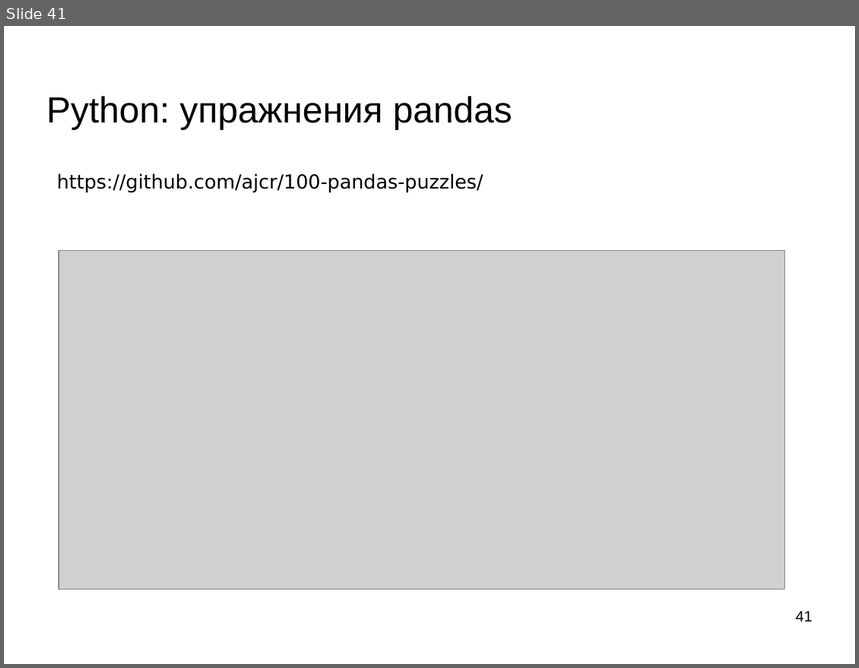
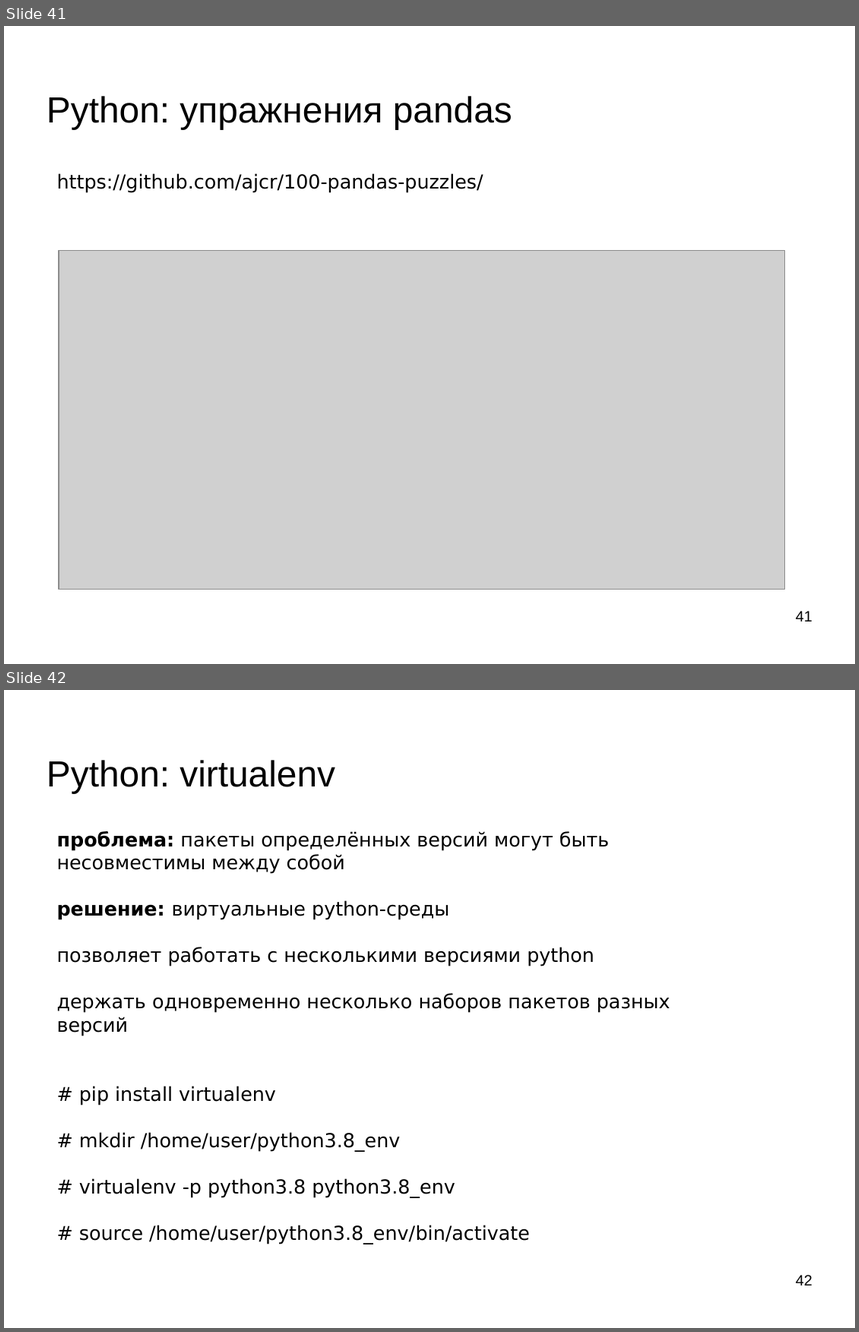
Before and after one commit to mechanoid5/ml_lectorium_legacy, a slide deck: 02-python.odp. Shown one above the other, each under a label of ours: slide 41 before the commit, slides 41 and 42 after it. The pictures are 859x668 and 859x1332 pixels, drawn with LibreOffice and Linux fonts; fonts in the diff are those of the drawing; grey boxes stand for pictures; background and template pictures are left out. Boxes give left, top, right and bottom in pixels: in the first picture for what was removed or moved away, otherwise in the second. Text is boxed around its words. In the diff, an @@ line names an element or a change of style, - is before the commit and + after.

```diff
--- a/02-python.odp
+++ b/02-python.odp
@@ slide 42 added at (4,690,855,1328), background picture (left out) @@
@@ title added at (47,760,335,794), 33.9 pt, text #000000 @@
+Python: virtualenv
@@ text added at (57,831,671,1245), 18 pt, text #000000 @@
+проблема: пакеты определённых версий могут быть несовместимы между собой
+решение: виртуальные python-среды
+позволяет работать с несколькими версиями python
+держать одновременно несколько наборов пакетов разных версий
+# pip install virtualenv
+# mkdir /home/user/python3.8_env
+# virtualenv -p python3.8 python3.8_env
+# source /home/user/python3.8_env/bin/activate
@@ page number added at (796,1275,813,1286), 14 pt, text #000000 @@
+42
```
Also in this commit, not shown: 1 slide changed, 2 slides removed, 4 other files.
